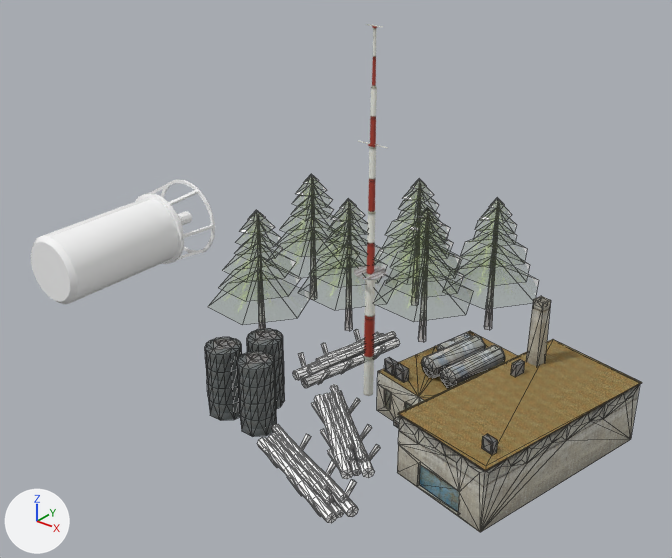
One commit to the FBX model Unity3D_Client/Unity3DClient/Assets/BigMap/Models/Mines/wood_mine.fbx: the scene before it, then after it.
Camera for both pictures: a 50 mm lens placed at (0.449, -0.611, 0.488), pointed at (-0.062, 0.028, 0.092). Every picture has the same lights, and +X, +Y and +Z are marked at lower left. Mesh edges are drawn as thin lines on the coarser meshes. Where no turn or scale is listed for an object, it has been applied to the vertices.

Objects in the first picture: 'Mesh Object', 'Mesh Object1', 'Mesh Object2', 'building3', 'mws_02', 'mws_03', 'mws_04', 'mws_05', 'mws_06', 'mws_07', 'stolb', 'tank', 'tank2', 'tank3', 'tank4'.
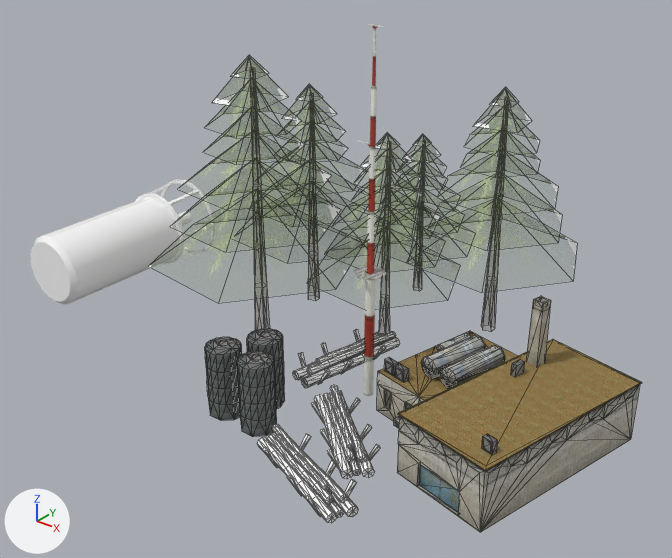
Location of each change, (x1, y1, x2, y2) in pixels of the pictures (672 x 558 px):
'mws_02', rescaled (105% wider, 128% taller): before (208, 213, 313, 329); after (148, 64, 364, 330)
'mws_06', rescaled (76% wider, 86% taller): before (442, 203, 539, 330); after (406, 94, 577, 331)
'mws_04', rescaled: before (265, 177, 359, 298); after (249, 91, 390, 300)
'mws_03', moved, rescaled: before (384, 211, 473, 342); after (307, 140, 460, 334)
'mws_05', moved, rescaled: before (381, 184, 462, 305); after (363, 140, 475, 291)
'mws_07', deleted: before (298, 204, 398, 331)

Patch to the scene script:
```diff
--- a/Unity3D_Client/Unity3DClient/Assets/BigMap/Models/Mines/wood_mine.fbx.py
+++ b/Unity3D_Client/Unity3DClient/Assets/BigMap/Models/Mines/wood_mine.fbx.py
@@ ob_mws_07 @@
-ob_mws_07 = bpy.data.objects.new('mws_07', me_mesh_014)
-ob_mws_07.location = (-0.092, 0.087, 0.0)
@@ ob_mws_03 @@
 ob_mws_03 = bpy.data.objects.new('mws_03', me_mesh_002)
-ob_mws_03.location = (-0.016, 0.116, 0.0)
+ob_mws_03.location = (-0.049, 0.092, 0.0)
 ob_mws_03.rotation_euler = (1.571, 0.0, 0.0)  # degrees (90, 0, 0)
-ob_mws_03.scale = (0.02, 0.02, 0.02)
+ob_mws_03.scale = (0.03, 0.03, 0.03)
@@ ob_mws_06 @@
 ob_mws_06.rotation_euler = (1.571, 0.0, 0.0)  # degrees (90, 0, 0)
-ob_mws_06.scale = (0.02, 0.02, 0.02)
+ob_mws_06.scale = (0.035, 0.035, 0.035)
@@ ob_mws_04 @@
 ob_mws_04.rotation_euler = (1.571, 0.0, 0.0)  # degrees (90, 0, 0)
-ob_mws_04.scale = (0.02, 0.02, 0.02)
+ob_mws_04.scale = (0.033, 0.033, 0.033)
@@ ob_mws_02 @@
 ob_mws_02.rotation_euler = (1.571, 0.0, 0.0)  # degrees (90, 0, 0)
-ob_mws_02.scale = (0.02, 0.02, 0.02)
+ob_mws_02.scale = (0.04, 0.04, 0.04)
@@ ob_mws_05 @@
 ob_mws_05 = bpy.data.objects.new('mws_05', me_mesh_004)
-ob_mws_05.location = (-0.069, 0.181, 0.0)
+ob_mws_05.location = (-0.089, 0.214, 0.0)
 ob_mws_05.rotation_euler = (1.571, 0.0, 0.0)  # degrees (90, 0, 0)
-ob_mws_05.scale = (0.02, 0.02, 0.02)
+ob_mws_05.scale = (0.025, 0.025, 0.025)
```
